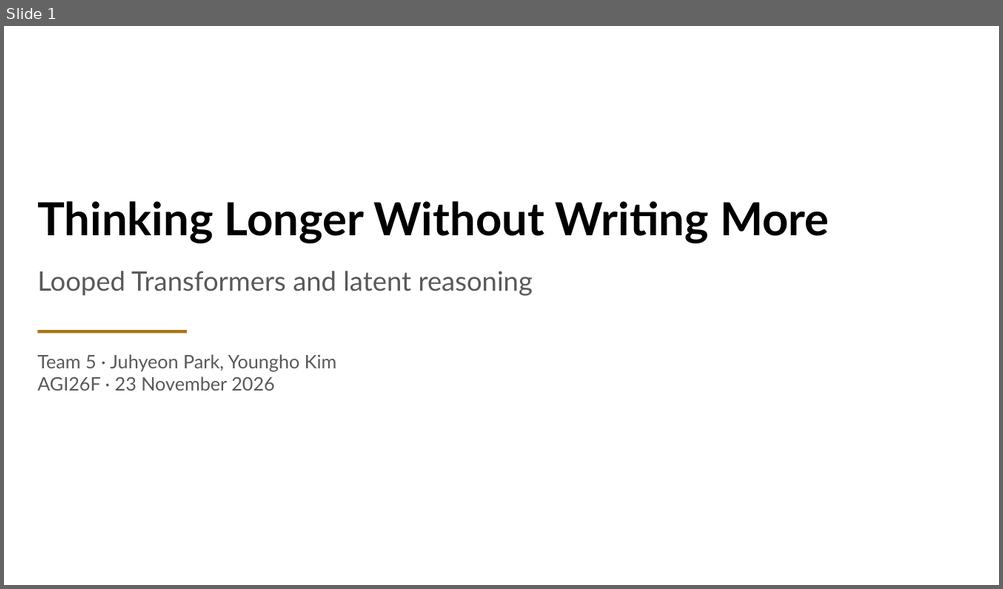
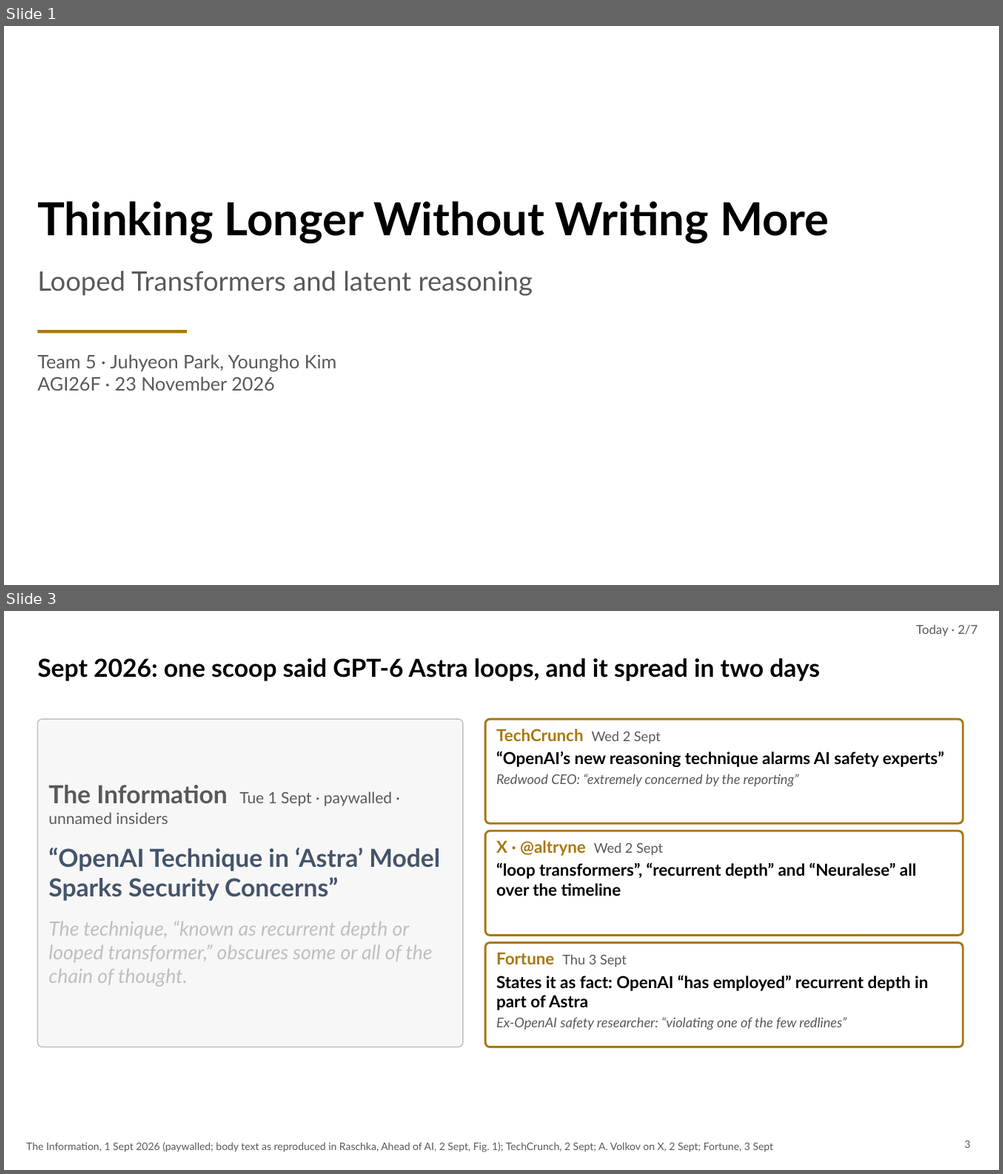
Before and after one commit to irregular6612/agi-hw2, a slide deck: build/out/looped-transformers.pptx. Shown one above the other, each under a label of ours: slide 1 before the commit, slides 1 and 3 after it; the slides between them are not shown. The pictures are 1003x589 and 1003x1174 pixels, drawn with LibreOffice and Linux fonts; fonts in the diff are those of the drawing. Boxes give left, top, right and bottom in pixels: in the first picture for what was removed or moved away, otherwise in the second. Text is boxed around its words. In the diff, an @@ line names an element or a change of style, - is before the commit and + after.

```diff
--- a/build/out/looped-transformers.pptx
+++ b/build/out/looped-transformers.pptx
@@ slide 3 added at bbox=[4, 611, 999, 1170], background #FFFFFF @@
@@ text added at bbox=[916, 624, 977, 636], 12 pt, text #595959 @@
+Today · 2/7
@@ text added at bbox=[37, 658, 819, 681], 24 pt, text #000000, bold @@
+Sept 2026: one scoop said GPT-6 Astra loops, and it spread in two days
@@ rounded rectangle added at bbox=[37, 719, 463, 1048], fill #F7F7F7, outline #BFBFBF 1 pt @@
@@ rounded rectangle added at bbox=[485, 719, 963, 823], fill #FFFFFF, outline #A87712 2 pt @@
@@ text added at bbox=[496, 729, 944, 787], 16 pt, text #595959, bold @@
+TechCrunch Wed 2 Sept
+“OpenAI’s new reasoning technique alarms AI safety experts”
+Redwood CEO: “extremely concerned by the reporting”
@@ text added at bbox=[48, 785, 440, 987], 19 pt, text #BFBFBF @@
+The Information Tue 1 Sept · paywalled · unnamed insiders
+“OpenAI Technique in ‘Astra’ Model Sparks Security Concerns”
+The technique, “known as recurrent depth or looped transformer,” obscures some or all of the chain of thought.
@@ rounded rectangle added at bbox=[485, 831, 963, 936], fill #FFFFFF, outline #A87712 2 pt @@
@@ text added at bbox=[496, 840, 916, 896], 16 pt, text #000000, bold @@
+X · @altryne Wed 2 Sept
+“loop transformers”, “recurrent depth” and “Neuralese” all over the timeline
@@ rounded rectangle added at bbox=[485, 943, 963, 1048], fill #FFFFFF, outline #A87712 2 pt @@
@@ text added at bbox=[496, 952, 928, 1031], 16 pt, text #595959, bold @@
+Fortune Thu 3 Sept
+States it as fact: OpenAI “has employed” recurrent depth in part of Astra
+Ex-OpenAI safety researcher: “violating one of the few redlines”
@@ text added at bbox=[26, 1142, 774, 1153], 10 pt, text #595959 @@
+The Information, 1 Sept 2026 (paywalled; body text as reproduced in Raschka, Ahead of AI, 2 Sept, Fig. 1); TechCrunch, 2 Sept; A. Volkov on X, 2 Sept; Fortune, 3 Sept
@@ page number added at bbox=[964, 1141, 970, 1148], 10 pt, text #595959 @@
+3
```
Also in this commit, not shown: 6 slides changed, 7 other files.
